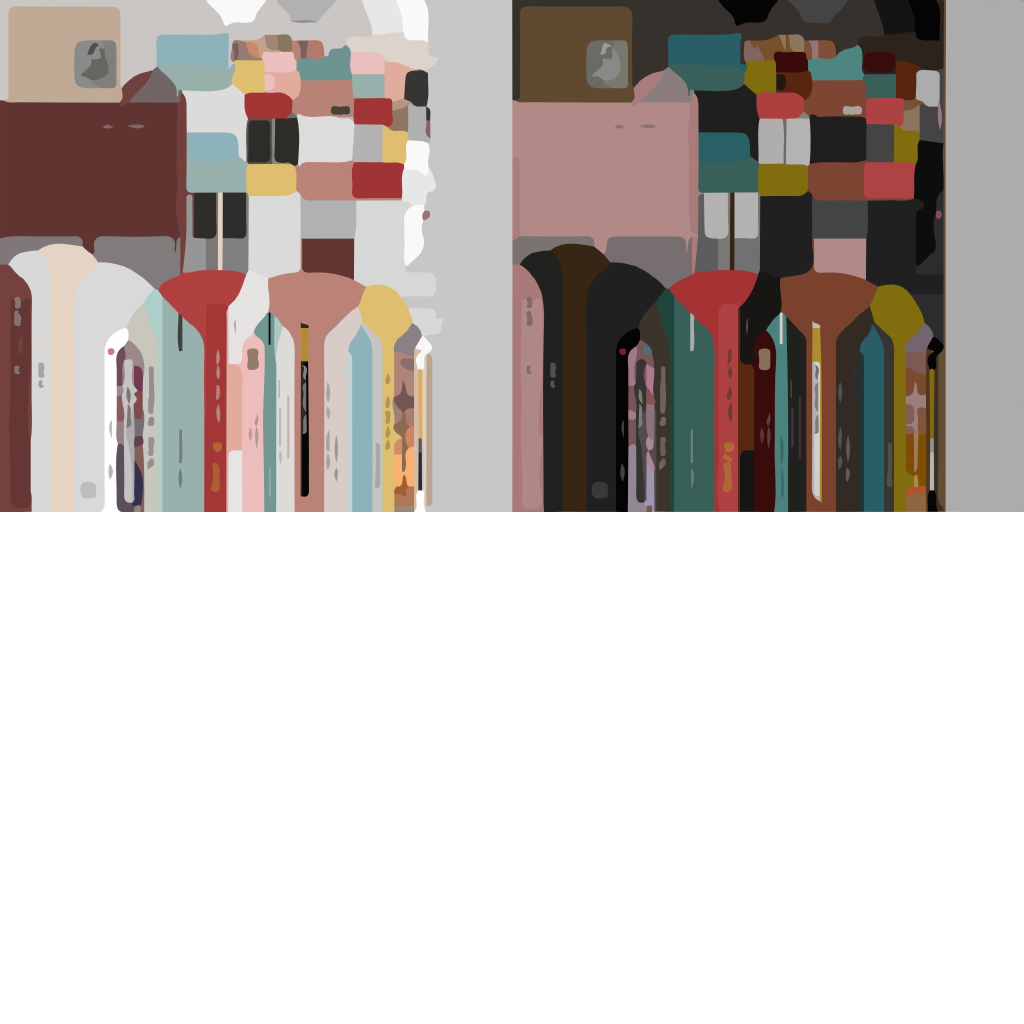
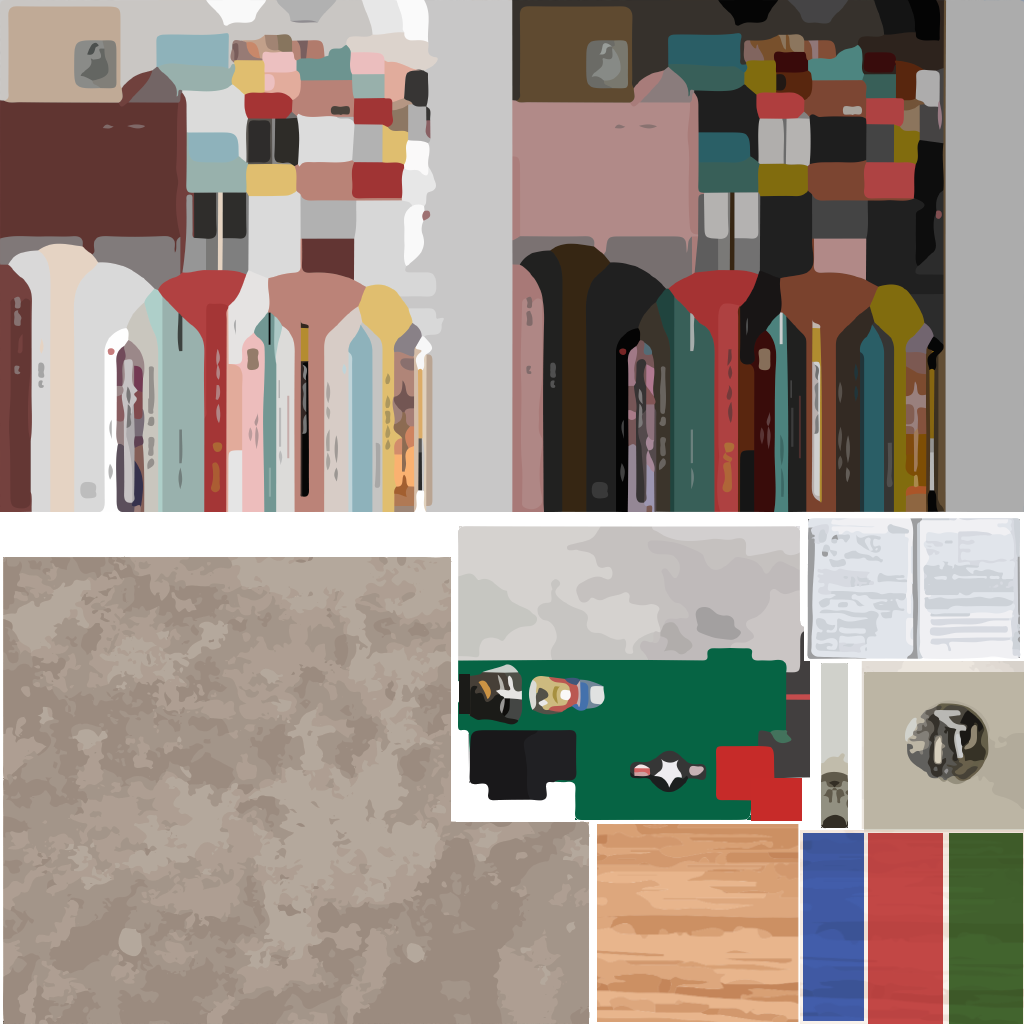
Layers edited between the first and the second (1024, 1024) image:
added group "Gruppo 1" with 4 layers above "train" over [3, 556, 590, 1024]
added layer "Livello 35" in group "Gruppo 1" over [3, 556, 590, 1024]
added layer "Livello 34" in group "Gruppo 1" over [3, 557, 589, 1024]
added group "train" with 7 layers above "airplane" over [597, 824, 1024, 1024]
added layer "Livello 29" (multiply) in group "train" over [868, 833, 943, 1024]
added layer "Livello 27" (multiply) in group "train" over [949, 833, 1023, 1024]
added layer "Livello 26" (multiply) in group "train" over [803, 833, 864, 1021]
added layer "Livello 25 copia" (70%) in group "train" over [800, 830, 1024, 1024]
added layer "Livello 25" in group "train" over [597, 824, 799, 1022]
added group "airplane" with 8 layers above "ashtray" over [458, 526, 810, 821]
added layer "Livello 22" in group "airplane" over [458, 526, 810, 821]
added layer "Livello 16" in group "airplane" over [459, 648, 785, 820]
added layer "Livello 20" in group "airplane" over [459, 526, 800, 672]
added layer "Livello 13" in group "airplane" over [467, 629, 810, 783]
added group "ashtray" with 6 layers above "open notebook" over [821, 661, 1024, 832]
added layer "Livello 9" in group "ashtray" over [821, 663, 848, 829]
added layer "Livello 9 copia 2" in group "ashtray" over [821, 663, 848, 828]
added layer "Livello 8" in group "ashtray" over [864, 672, 1024, 829]
added layer "Livello 6" in group "ashtray" over [900, 697, 994, 788]
added layer "Livello 7" (multiply) in group "ashtray" over [864, 672, 1024, 832]
added layer "Livello 9 copia" in group "ashtray" over [861, 661, 1024, 829]
added group "open notebook" with 2 layers above "books" over [807, 518, 1021, 659]
added layer "Livello 5" in group "open notebook" over [807, 518, 1021, 659]
added layer "Livello 4" in group "open notebook" over [808, 519, 1020, 658]
…and 4 more changes (4 added)
